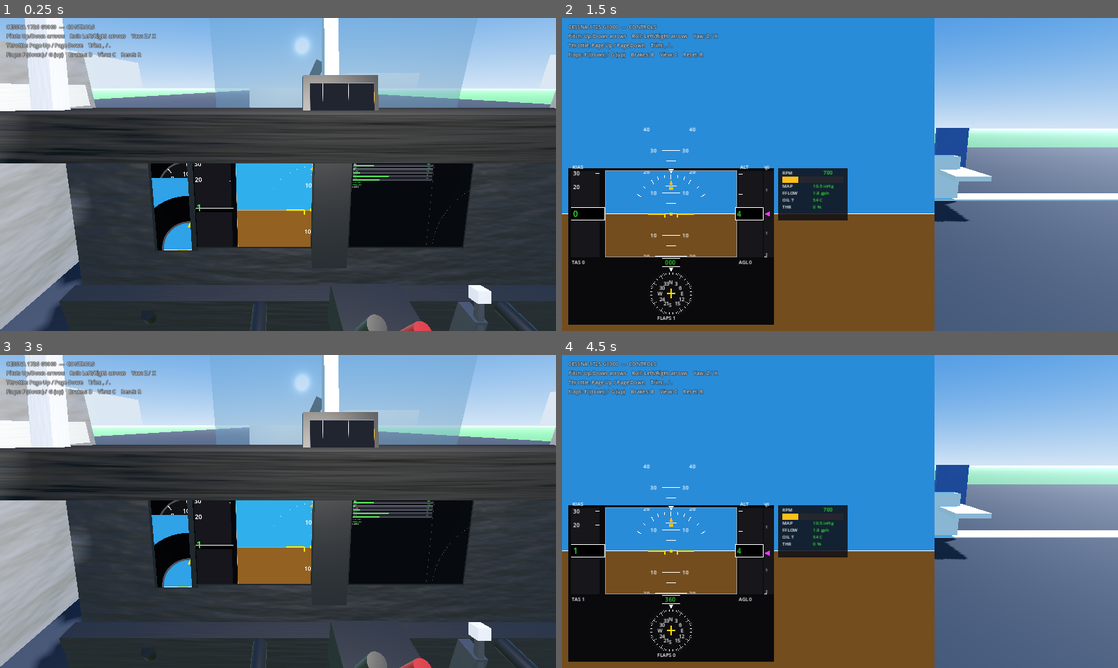
Above: before the commit, frames 1-4 (two rows, left to right).
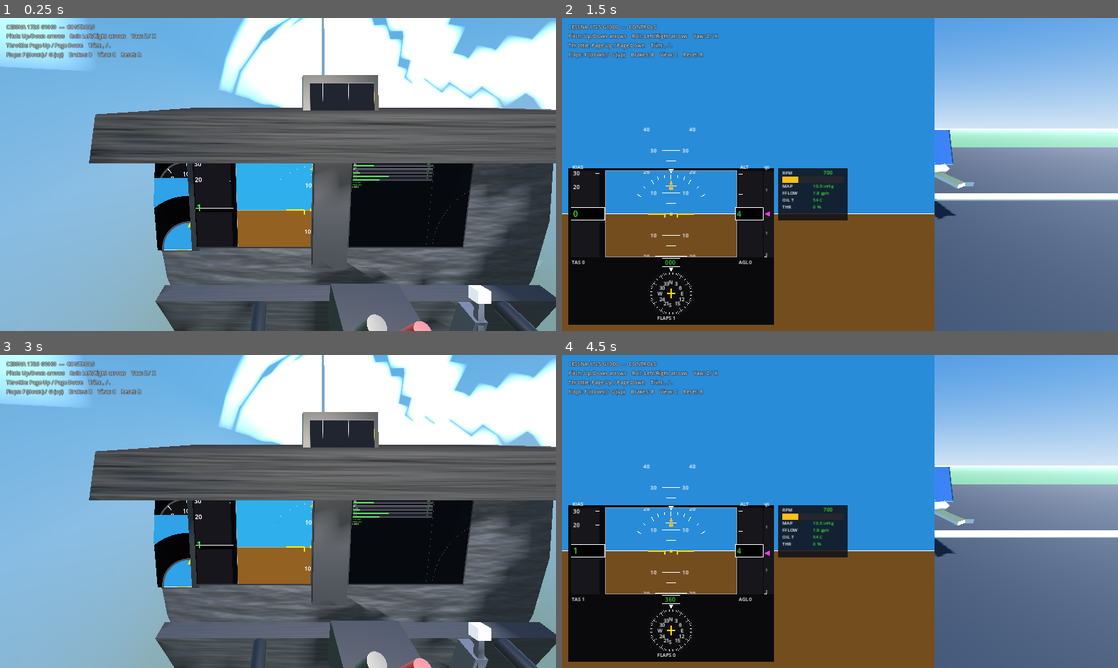
Above: after the commit, the same moments.

Repository: bigcubedata/test
Game: Godot game, scene res://src/Main.tscn
Two runs of this game, one before a commit and one after it. Both use one fixed random seed, a clock stepped at 60 frames per second and the inputs below.
Inputs:
- Up to frame 1 (0.25 s): no input
- Up to frame 2 (1.5 s): hold Up (roll_right) 0.53-1.28 s; tap C (toggle_view) at 0.6, 1.35 s; tap Enter at 1.25 s; hold F (flaps_down) from 1.28 s (still down)
- Up to frame 3 (3 s): tap R (reset_aircraft) at 2, 2.75 s; release F (flaps_down) at 2.03 s; hold Up (roll_right) 2.03-2.78 s; tap C (toggle_view) at 2.1, 2.85 s; hold G (flaps_up) from 2.78 s (still down)
- Up to frame 4 (4.5 s): release G (flaps_up) at 3.53 s; hold Left (roll_left) from 3.53 s (still down); tap C (toggle_view) at 3.6, 4.35 s; tap R (reset_aircraft) at 4.25 s

The runs differ from the first frame. In frame 1, 72% of the frame differs, in the area x 0-100%, y 0-100%; in frame 2, 1.5%; in frame 3, 73%; in frame 4, 1.5%.

Commit message:
Replace box exterior with a procedurally-modelled refined airframe
New Airframe.gd builds the C172 exterior from generated meshes instead of
crude boxes:
- Smooth lofted fuselage (elliptical cross-sections, rounded cabin tapering
  to a tail boom, end caps), back-face culled to avoid double-sided moire.
- Shaped flight surfaces via polygon extrusion: tapered wings with rounded
  blue tips and dihedral, swept vertical fin with dorsal fillet, tapered
  horizontal stabiliser.
- Wing lift struts (with jury struts), the signature high-wing feature.
- Faired fixed tricycle gear: spring legs, tyres and teardrop wheel pants.
- Windshield and tinted cabin side windows.

The Aircraft scene drops the old box Fuselage/Cowl/Wing/Stab/Windshield
nodes in favour of the single Airframe node; collision, cockpit interior,
camera and spinning propeller are unchanged.

Co-Authored-By: Claude Opus 4.8 <noreply@anthropic.com>
Claude-Session: https://claude.ai/code/session_01BSiwa8xwJ1aRwLCRnRu7pg

Diff:
--- a/src/aircraft/Aircraft.tscn
+++ b/src/aircraft/Aircraft.tscn
@@ -3,6 +3,7 @@
 [ext_resource type="Script" path="res://src/aircraft/Aircraft.gd" id="1_aircraft"]
 [ext_resource type="Script" path="res://src/aircraft/Cockpit.gd" id="2_cockpit"]
 [ext_resource type="Script" path="res://src/aircraft/Propeller.gd" id="3_prop"]
+[ext_resource type="Script" path="res://src/aircraft/Airframe.gd" id="4_airframe"]
 
 [sub_resource type="StandardMaterial3D" id="mat_white"]
 albedo_color = Color(0.92, 0.92, 0.94, 1)
@@ -53,39 +54,8 @@
 [node name="Aircraft" type="RigidBody3D"]
 script = ExtResource("1_aircraft")
 
-[node name="Fuselage" type="MeshInstance3D" parent="."]
-mesh = SubResource("mesh_fuse")
-surface_material_override/0 = SubResource("mat_white")
-
-[node name="Cowl" type="MeshInstance3D" parent="."]
-transform = Transform3D(1, 0, 0, 0, 1, 0, 0, 0, 1, 0, -0.05, -4.0)
-mesh = SubResource("mesh_nose")
-surface_material_override/0 = SubResource("mat_white")
-
-[node name="Windshield" type="MeshInstance3D" parent="."]
-transform = Transform3D(1, 0, 0, 0, 1, 0, 0, 0, 1, 0, 0.45, -2.5)
-mesh = SubResource("mesh_windshield")
-surface_material_override/0 = SubResource("mat_glass")
-
-[node name="Wing" type="MeshInstance3D" parent="."]
-transform = Transform3D(1, 0, 0, 0, 1, 0, 0, 0, 1, 0, 0.95, -1.7)
-mesh = SubResource("mesh_wing")
-surface_material_override/0 = SubResource("mat_white")
-
-[node name="WingStripe" type="MeshInstance3D" parent="."]
-transform = Transform3D(1, 0, 0, 0, 1, 0, 0, 0, 0.35, 0, 0.84, -1.7)
-mesh = SubResource("mesh_wing")
-surface_material_override/0 = SubResource("mat_blue")
-
-[node name="HStab" type="MeshInstance3D" parent="."]
-transform = Transform3D(1, 0, 0, 0, 1, 0, 0, 0, 1, 0, 0.2, 3.5)
-mesh = SubResource("mesh_hstab")
-surface_material_override/0 = SubResource("mat_white")
-
-[node name="VStab" type="MeshInstance3D" parent="."]
-transform = Transform3D(1, 0, 0, 0, 1, 0, 0, 0, 1, 0, 0.85, 3.6)
-mesh = SubResource("mesh_vstab")
-surface_material_override/0 = SubResource("mat_blue")
+[node name="Airframe" type="Node3D" parent="."]
+script = ExtResource("4_airframe")
 
 [node name="Propeller" type="Node3D" parent="."]
 transform = Transform3D(1, 0, 0, 0, 1, 0, 0, 0, 1, 0, -0.05, -4.78)
--- /dev/null
+++ b/src/aircraft/Airframe.gd
@@ -0,0 +1,347 @@
+extends Node3D
+## Procedurally-built refined exterior for the C172.
+##
+## Instead of crude boxes, the fuselage is a smooth lofted body (elliptical
+## cross-sections from a rounded cabin to a tapered tail boom), the flight
+## surfaces are shaped planforms (taper, rounded tips, swept fin + dorsal),
+## and the aircraft has wing lift struts and faired fixed gear — the things
+## that read as "a Cessna". Built in code so no art assets are needed.
+##
+## Body frame: forward = -Z, up = +Y, right = +X.
+
+const SEG := 24  # cross-section resolution
+
+var _white: StandardMaterial3D
+var _blue: StandardMaterial3D
+var _glass: StandardMaterial3D
+var _metal: StandardMaterial3D
+var _tire: StandardMaterial3D
+
+
+func _ready() -> void:
+	_white = _mat(Color(0.90, 0.90, 0.92), 0.45, 0.05)
+	_blue = _mat(Color(0.12, 0.34, 0.62), 0.4, 0.1)
+	_glass = _mat(Color(0.25, 0.4, 0.55, 0.55), 0.05, 0.5)
+	_glass.transparency = BaseMaterial3D.TRANSPARENCY_ALPHA
+	_glass.cull_mode = BaseMaterial3D.CULL_DISABLED
+	_metal = _mat(Color(0.32, 0.33, 0.36), 0.4, 0.6)
+	_tire = _mat(Color(0.06, 0.06, 0.07), 0.7, 0.0)
+
+	_build_fuselage()
+	_build_wings()
+	_build_struts()
+	_build_tail()
+	_build_gear()
+	_build_windows()
+
+
+# --------------------------------------------------------------------------
+#  Fuselage (lofted elliptical sections)
+# --------------------------------------------------------------------------
+func _build_fuselage() -> void:
+	# stations: z (fwd -Z), half-width x, half-height y, vertical centre
+	var st := [
+		[-4.55, 0.06, 0.06, -0.02],
+		[-4.30, 0.34, 0.33, -0.03],
+		[-3.70, 0.50, 0.50, -0.02],
+		[-3.00, 0.55, 0.60, 0.03],
+		[-2.20, 0.57, 0.66, 0.07],
+		[-1.40, 0.58, 0.70, 0.09],
+		[-0.40, 0.56, 0.70, 0.09],
+		[0.60, 0.48, 0.60, 0.07],
+		[1.50, 0.34, 0.42, 0.10],
+		[2.50, 0.20, 0.27, 0.14],
+		[3.45, 0.10, 0.17, 0.20],
+	]
+	var rings: Array = []
+	for s in st:
+		rings.append(_ring(s[0], s[1], s[2], s[3]))
+	# The fuselage is a closed tube, so cull back faces (avoids the near/far
+	# wall z-fighting moire you get with double-sided rendering).
+	var fuse_mat := _mat(Color(0.90, 0.90, 0.92), 0.45, 0.05)
+	fuse_mat.cull_mode = BaseMaterial3D.CULL_BACK
+	_add_mesh(_loft_mesh(rings, true, true), fuse_mat)
+
+
+func _ring(z: float, w: float, h: float, cy: float) -> PackedVector3Array:
+	var r := PackedVector3Array()
+	for i in range(SEG):
+		var a := TAU * float(i) / float(SEG)
+		r.append(Vector3(w * cos(a), cy + h * sin(a), z))
+	return r
+
+
+# --------------------------------------------------------------------------
+#  Wings (tapered, rounded tip, dihedral) + struts
+# --------------------------------------------------------------------------
+func _build_wings() -> void:
+	# Planform in (span = u/X, chord = v/Z); thickness along Y.
+	var prof := PackedVector2Array([
+		Vector2(0.45, -0.55), Vector2(3.9, -0.55), Vector2(5.05, -0.40),
+		Vector2(5.30, 0.05), Vector2(5.05, 0.78), Vector2(3.9, 1.05),
+		Vector2(0.45, 1.05),
+	])
+	var dih := 0.05  # dihedral (rad)
+	for sign in [1.0, -1.0]:
+		var m := _extrude(prof, Vector3(sign, 0, 0), Vector3(0, 0, 1), 0.17,
+			Vector3(0, 0, -1.55), _white)
+		m.rotation = Vector3(0, 0, dih * sign)  # tips up (dihedral)
+		m.position.y = 0.66
+		# Blue tip cap.
+		var tip := PackedVector2Array([
+			Vector2(4.55, -0.42), Vector2(5.05, -0.40), Vector2(5.30, 0.05),
+			Vector2(5.05, 0.78), Vector2(4.55, 0.92)])
+		var tm := _extrude(tip, Vector3(sign, 0, 0), Vector3(0, 0, 1), 0.21,
+			Vector3(0, 0, -1.55), _blue)
+		tm.rotation = Vector3(0, 0, dih * sign)
+		tm.position.y = 0.66
+
+
+func _build_struts() -> void:
+	# Lift strut from lower fuselage to ~mid-wing underside, each side.
+	for sign in [1.0, -1.0]:
+		var top := Vector3(sign * 2.6, 0.62, -1.5)
+		var bot := Vector3(sign * 0.45, -0.18, -1.35)
+		_strut(top, bot, 0.05)
+		# Small jury strut.
+		_strut(Vector3(sign * 2.6, 0.62, -1.5), Vector3(sign * 2.2, 0.2, -1.65), 0.03)
+
+
+func _strut(a: Vector3, b: Vector3, thick: float) -> void:
+	var mid := (a + b) * 0.5
+	var length := a.distance_to(b)
+	var mi := MeshInstance3D.new()
+	var bm := BoxMesh.new()
+	bm.size = Vector3(thick, length, thick * 2.4)  # long axis = local Y
+	mi.mesh = bm
+	mi.material_override = _white
+	# Build a basis whose +Y points along the strut.
+	var y := (a - b).normalized()
+	var ref := Vector3.FORWARD if absf(y.dot(Vector3.UP)) > 0.95 else Vector3.UP
+	var x := ref.cross(y).normalized()
+	var z := x.cross(y).normalized()
+	mi.transform = Transform3D(Basis(x, y, z), mid)
+	add_child(mi)
+
+
+# --------------------------------------------------------------------------
+#  Empennage: swept fin + dorsal, tapered stabiliser
+# --------------------------------------------------------------------------
+func _build_tail() -> void:
+	# Vertical fin (planform in chord=Z, height=Y; thin in X) with dorsal fin.
+	var fin := PackedVector2Array([
+		Vector2(1.9, 0.30), Vector2(3.05, 1.45), Vector2(3.5, 1.45),
+		Vector2(3.72, 0.34),
+	])
+	_add_mesh(_extrude_mesh(fin, Vector3(0, 0, 1), Vector3(0, 1, 0), 0.08), _blue)
+
+	# Horizontal stabiliser (span=X, chord=Z; thin in Y), tapered with elevator.
+	var stab := PackedVector2Array([
+		Vector2(-1.75, 3.08), Vector2(1.75, 3.08), Vector2(1.45, 3.42),
+		Vector2(1.45, 3.66), Vector2(-1.45, 3.66), Vector2(-1.45, 3.42),
+	])
+	_extrude(stab, Vector3(1, 0, 0), Vector3(0, 0, 1), 0.10, Vector3(0, 0.32, 0), _white)
+
+
+# --------------------------------------------------------------------------
+#  Fixed tricycle gear with wheel fairings
+# --------------------------------------------------------------------------
+func _build_gear() -> void:
+	# Main gear: spring legs out to faired wheels.
+	for sign in [1.0, -1.0]:
+		_strut(Vector3(sign * 0.18, -0.30, -1.0), Vector3(sign * 1.05, -1.05, -1.0), 0.06)
+		_wheel(Vector3(sign * 1.05, -1.18, -1.0))
+	# Nose gear.
+	_strut(Vector3(0.0, -0.45, -3.35), Vector3(0.0, -1.05, -3.55), 0.07)
+	_wheel(Vector3(0.0, -1.18, -3.55))
+
+
+func _wheel(pos: Vector3) -> void:
+	# Tyre (cylinder, axis along X).
+	var tyre := MeshInstance3D.new()
+	var cm := CylinderMesh.new()
+	cm.top_radius = 0.26
+	cm.bottom_radius = 0.26
+	cm.height = 0.13
+	tyre.mesh = cm
+	tyre.material_override = _tire
+	tyre.rotation = Vector3(0, 0, PI * 0.5)
+	tyre.position = pos
+	add_child(tyre)
+	# Wheel fairing (pant): a flattened teardrop.
+	var pant := MeshInstance3D.new()
+	var sm := SphereMesh.new()
+	sm.radius = 0.3
+	sm.height = 0.6
+	pant.mesh = sm
+	pant.scale = Vector3(0.45, 0.7, 1.15)
+	pant.material_override = _white
+	pant.position = pos + Vector3(0, 0.02, 0.05)
+	add_child(pant)
+
+
+# --------------------------------------------------------------------------
+#  Glass: windshield + side windows
+# --------------------------------------------------------------------------
+func _build_windows() -> void:
+	# Windshield (two angled panes meeting at the centre post).
+	var wprof := PackedVector2Array([
+		Vector2(-0.5, 0.0), Vector2(0.5, 0.0), Vector2(0.42, 0.62), Vector2(-0.42, 0.62)])
+	var ws := _extrude(wprof, Vector3(1, 0, 0), Vector3(0, 0.7, -0.72).normalized(), 0.02,
+		Vector3(0, 0.32, -2.15), _glass)
+	# Side windows (cabin), left and right, sitting just proud of the skin.
+	for sign in [1.0, -1.0]:
+		var swin := PackedVector2Array([
+			Vector2(-0.5, -0.16), Vector2(0.5, -0.16), Vector2(0.42, 0.18), Vector2(-0.42, 0.18)])
+		var m := _extrude(swin, Vector3(0, 0, 1), Vector3(0, 1, 0), 0.02,
+			Vector3(sign * 0.63, 0.30, -1.35), _glass)
+		m.rotation = Vector3(0, sign * -0.05, 0)  # toe in to follow the body
+
+
+func _build_stripe() -> void:
+	# Cheatline along the fuselage sides.
+	for sign in [1.0, -1.0]:
+		var st := PackedVector2Array([
+			Vector2(-3.4, 0.0), Vector2(2.6, 0.0), Vector2(2.6, 0.10), Vector2(-3.4, 0.10)])
+		_extrude(st, Vector3(0, 0, 1), Vector3(0, 1, 0), 0.01,
+			Vector3(sign * 0.585, -0.05, 0.0), _blue)
+
+
+# --------------------------------------------------------------------------
+#  Mesh helpers
+# --------------------------------------------------------------------------
+func _mat(c: Color, rough: float, metal: float) -> StandardMaterial3D:
+	var m := StandardMaterial3D.new()
+	m.albedo_color = c
+	m.roughness = rough
+	m.metallic = metal
+	# Solid parts are closed prisms/tubes, so cull back faces to avoid the
+	# double-sided z-fighting moire seen edge-on. (Glass is made double-sided
+	# explicitly below.)
+	m.cull_mode = BaseMaterial3D.CULL_BACK
+	return m
+
+
+func _add_mesh(mesh: ArrayMesh, mat: StandardMaterial3D) -> MeshInstance3D:
+	var mi := MeshInstance3D.new()
+	mi.mesh = mesh
+	mi.material_override = mat
+	add_child(mi)
+	return mi
+
+
+## Loft a tube through rings (each a PackedVector3Array of equal length).
+func _loft_mesh(rings: Array, cap_front: bool, cap_back: bool) -> ArrayMesh:
+	var n := SEG
+	var verts := PackedVector3Array()
+	for ring in rings:
+		for p in ring:
+			verts.append(p)
+	var normals := PackedVector3Array()
+	normals.resize(verts.size())
+	for k in range(normals.size()):
+		normals[k] = Vector3.ZERO
+	var idx := PackedInt32Array()
+	for r in range(rings.size() - 1):
+		for i in range(n):
+			var a := r * n + i
+			var b := r * n + (i + 1) % n
+			var c := (r + 1) * n + (i + 1) % n
+			var d := (r + 1) * n + i
+			idx.append_array([a, b, c, a, c, d])
+	# Accumulate face normals.
+	for t in range(0, idx.size(), 3):
+		var ia := idx[t]
+		var ib := idx[t + 1]
+		var ic := idx[t + 2]
+		var fn := (verts[ib] - verts[ia]).cross(verts[ic] - verts[ia])
+		normals[ia] += fn
+		normals[ib] += fn
+		normals[ic] += fn
+	# Orient outward (radial from the body axis).
+	for k in range(verts.size()):
+		var v := verts[k]
+		var radial := Vector3(v.x, v.y - 0.05, 0.0)
+		var nrm := normals[k].normalized()
+		if nrm.dot(radial) < 0.0:
+			nrm = -nrm
+		normals[k] = nrm
+	# End caps to a centre point.
+	if cap_front:
+		_cap(verts, normals, idx, 0, rings[0], true)
+	if cap_back:
+		_cap(verts, normals, idx, (rings.size() - 1) * n, rings[rings.size() - 1], false)
+
+	var arr := []
+	arr.resize(Mesh.ARRAY_MAX)
+	arr[Mesh.ARRAY_VERTEX] = verts
+	arr[Mesh.ARRAY_NORMAL] = normals
+	arr[Mesh.ARRAY_INDEX] = idx
+	var am := ArrayMesh.new()
+	am.add_surface_from_arrays(Mesh.PRIMITIVE_TRIANGLES, arr)
+	return am
+
+
+func _cap(verts: PackedVector3Array, normals: PackedVector3Array, idx: PackedInt32Array,
+		base: int, ring: PackedVector3Array, front: bool) -> void:
+	var center := Vector3.ZERO
+	for p in ring:
+		center += p
+	center /= ring.size()
+	var dir := Vector3(0, 0, -0.18) if front else Vector3(0, 0, 0.18)
+	var ci := verts.size()
+	verts.append(center + dir)
+	normals.append(Vector3(0, 0, -1) if front else Vector3(0, 0, 1))
+	for i in range(SEG):
+		var a := base + i
+		var b := base + (i + 1) % SEG
+		if front:
+			idx.append_array([ci, b, a])
+		else:
+			idx.append_array([ci, a, b])
+
+
+## Extrude a 2D polygon (in the u/v plane) by `thickness` along u x v.
+func _extrude(profile: PackedVector2Array, uaxis: Vector3, vaxis: Vector3,
+		thickness: float, origin: Vector3, mat: StandardMaterial3D) -> MeshInstance3D:
+	return _add_mesh(_extrude_mesh(profile, uaxis, vaxis, thickness), mat)
+
+
+func _extrude_mesh(profile: PackedVector2Array, uaxis: Vector3, vaxis: Vector3,
+		thickness: float) -> ArrayMesh:
+	var naxis := uaxis.cross(vaxis).normalized()
+	var half := naxis * (thickness * 0.5)
+	var tris := Geometry2D.triangulate_polygon(profile)
+	var verts := PackedVector3Array()
+	var normals := PackedVector3Array()
+	var to3 := func(p: Vector2, off: Vector3) -> Vector3:
+		return uaxis * p.x + vaxis * p.y + off
+	# Front + back caps.
+	for k in range(0, tris.size(), 3):
+		var p0: Vector2 = profile[tris[k]]
+		var p1: Vector2 = profile[tris[k + 1]]
+		var p2: Vector2 = profile[tris[k + 2]]
+		verts.append(to3.call(p0, half)); verts.append(to3.call(p1, half)); verts.append(to3.call(p2, half))
+		for _i in range(3): normals.append(naxis)
+		verts.append(to3.call(p2, -half)); verts.append(to3.call(p1, -half)); verts.append(to3.call(p0, -half))
+		for _i in range(3): normals.append(-naxis)
+	# Side walls.
+	var m := profile.size()
+	for i in range(m):
+		var a2: Vector2 = profile[i]
+		var b2: Vector2 = profile[(i + 1) % m]
+		var af: Vector3 = to3.call(a2, half)
+		var bf: Vector3 = to3.call(b2, half)
+		var ab: Vector3 = to3.call(a2, -half)
+		var bb: Vector3 = to3.call(b2, -half)
+		var sn := (bf - af).cross(naxis).normalized()
+		verts.append(af); verts.append(bf); verts.append(bb)
+		verts.append(af); verts.append(bb); verts.append(ab)
+		for _i in range(6): normals.append(sn)
+	var arr := []
+	arr.resize(Mesh.ARRAY_MAX)
+	arr[Mesh.ARRAY_VERTEX] = verts
+	arr[Mesh.ARRAY_NORMAL] = normals
+	var am := ArrayMesh.new()
+	am.add_surface_from_arrays(Mesh.PRIMITIVE_TRIANGLES, arr)
+	return am
